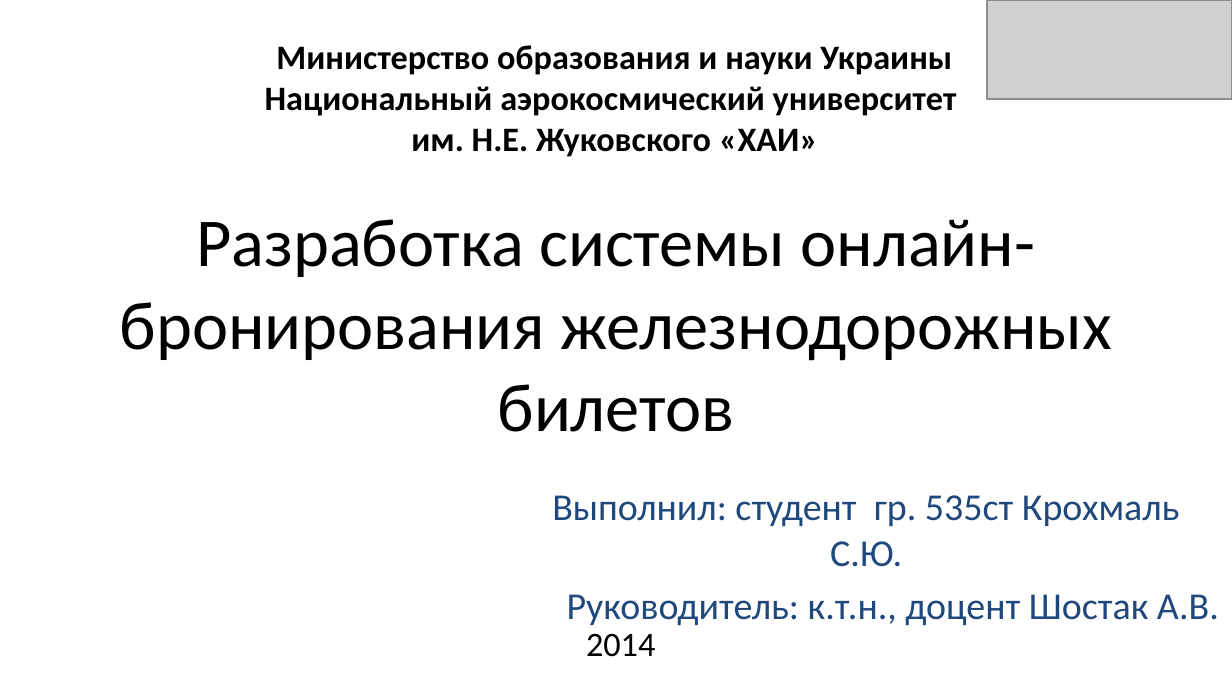
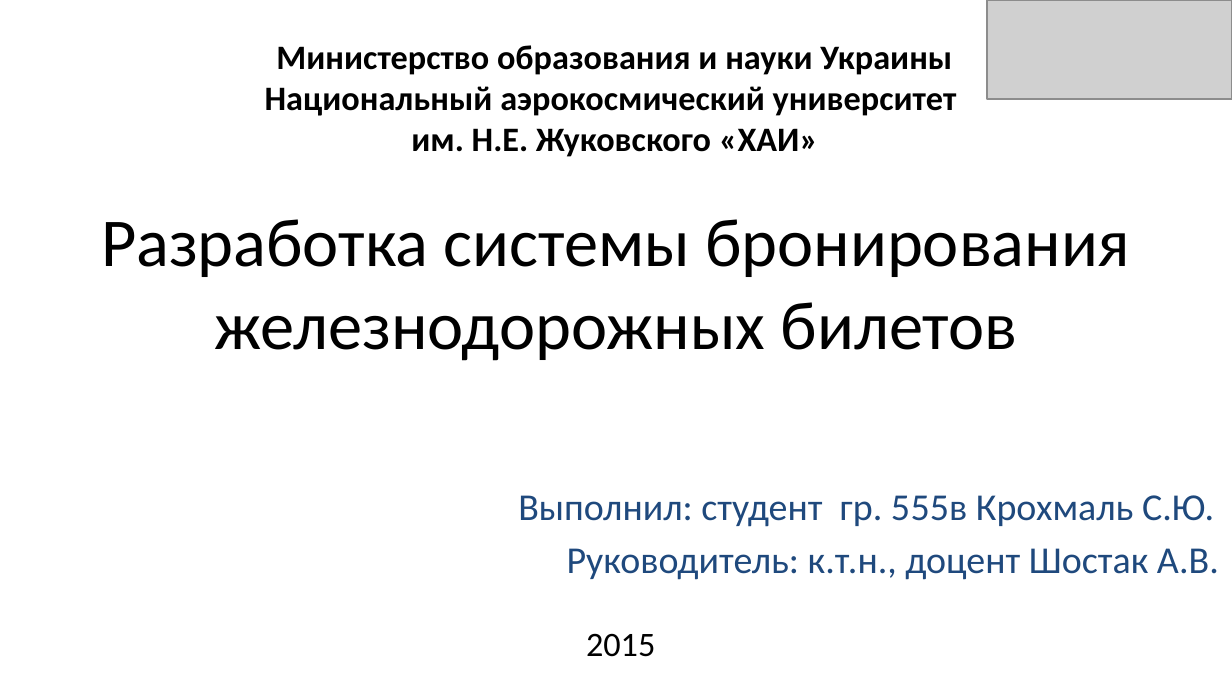
Before and after one commit to sergey-krokhmal/RailwayTicketBooking, a slide deck: slide 1 of Documentation/Презенташка.pptx. Drawn at 1232x693 pixels with LibreOffice and Linux fonts; fonts in the diff are those of the drawing; grey boxes stand for pictures. Boxes give left, top, right and bottom in pixels: in the first picture for what was removed or moved away, otherwise in the second. Text is boxed around its words. In the diff, an @@ line names an element or a change of style, - is before the commit and + after.

```diff
--- a/Documentation/Презенташка.pptx
+++ b/Documentation/Презенташка.pptx
@@ text at [101,219,1130,361]: text changed @@
-Разработка системы онлайн-бронирования железнодорожных билетов
+Разработка системы бронирования железнодорожных билетов
@@ subtitle at [518,495,1214,527]: text changed @@
-Выполнил: студент гр. 535ст Крохмаль С.Ю.
+Выполнил: студент гр. 555в Крохмаль С.Ю.
@@ text at [586,633,655,657]: text changed @@
-2014
+2015
```
Also in this commit, not shown: 14 other slides changed, 1 slide added, 2 slides removed, 26 other files.
